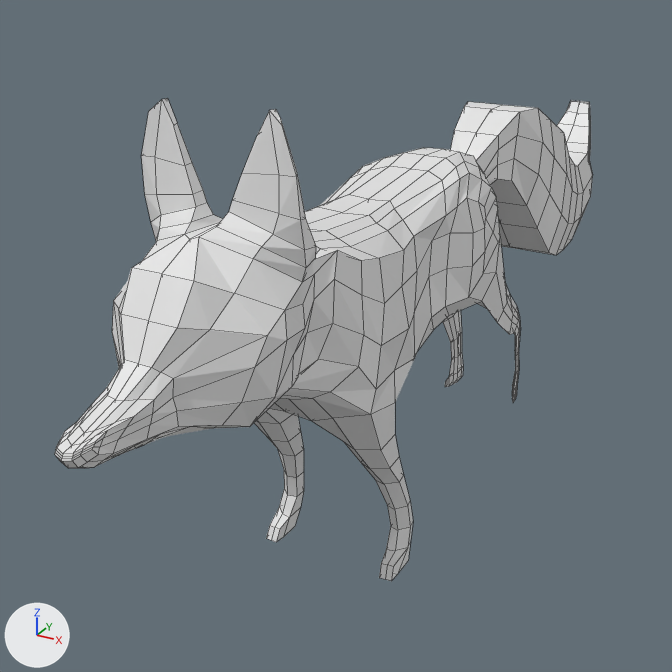
An edit to the Blender file fox.blend, drawn before and after from the same camera.
Camera for both pictures: a camera (50 mm lens) standing at (2.45, -5.3, 3.71) and looking at (-0.52, 0.1, 1.01). Lighting does not change. The marker at lower left points along +X, +Y and +Z. Mesh edges are drawn as thin lines.
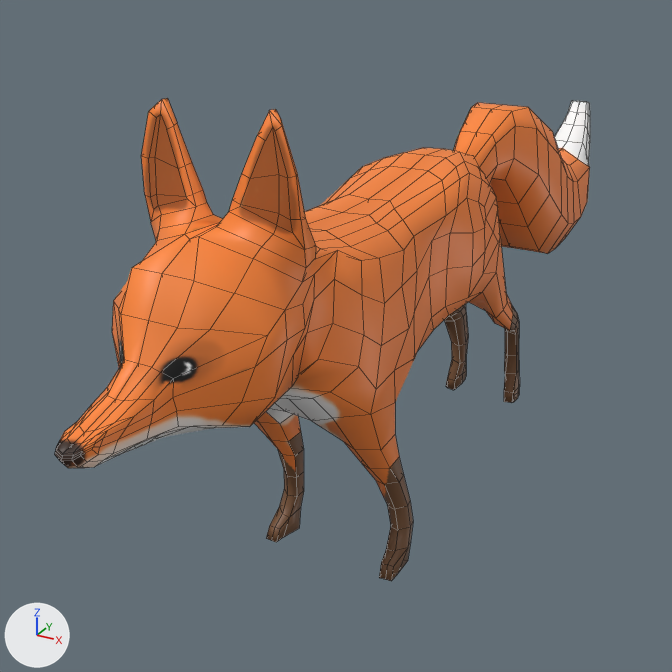
The edits, one by one:
Picture 'fox' (img_fox) is new.
Material 'fox' (mat_fox) is new.
Its texture is img_fox.
me_plane_001 is used by ob_plane; location (0.0, 0.0, 0.0).
me_plane_001 had 504 vertices, 502 faces and spanned x -0.13..0.5, y -3.07..4.28, z -0.1..3.0.
me_plane_001 now has 924 vertices, 967 faces and spans x -0.5..0.5, y -3.07..4.28, z -0.11..3.0.
me_plane_001 part 1: 103 vertices moved from x 0.09..0.43, y -0.75..4.28, z -0.1..2.43 to x 0.06..0.41, y -0.76..4.28, z -0.11..2.43; 2 vertices removed from x 0.0, y 1.25..3.72, z 1.71..1.88; 422 vertices added at x -0.5..0.39, y -3.05..4.28, z -0.11..3.0.
me_plane_001 part 2: 488 faces spanning x -0.13..0.5, y -3.07..4.28, z -0.11..3.0 switch from no material to mat_fox (picture img_fox).
Object 'Plane' (ob_plane) loses its MIRROR modifier named 'Mirror'.
Modifier setting removed (it was use_clip = True).

Changed parts and their boxes (x1, y1, x2, y2) in the pictures (672 x 672 px):
'Plane', reshaped, modifiers changed
    before: (55, 98, 593, 581)
    after: (55, 98, 590, 581)
part 1 of me_plane_001, built on
    before: (284, 100, 593, 536)
    after: (55, 98, 590, 542)
part 2 of me_plane_001, recoloured (grey to orange)
    both: (62, 109, 519, 581)
